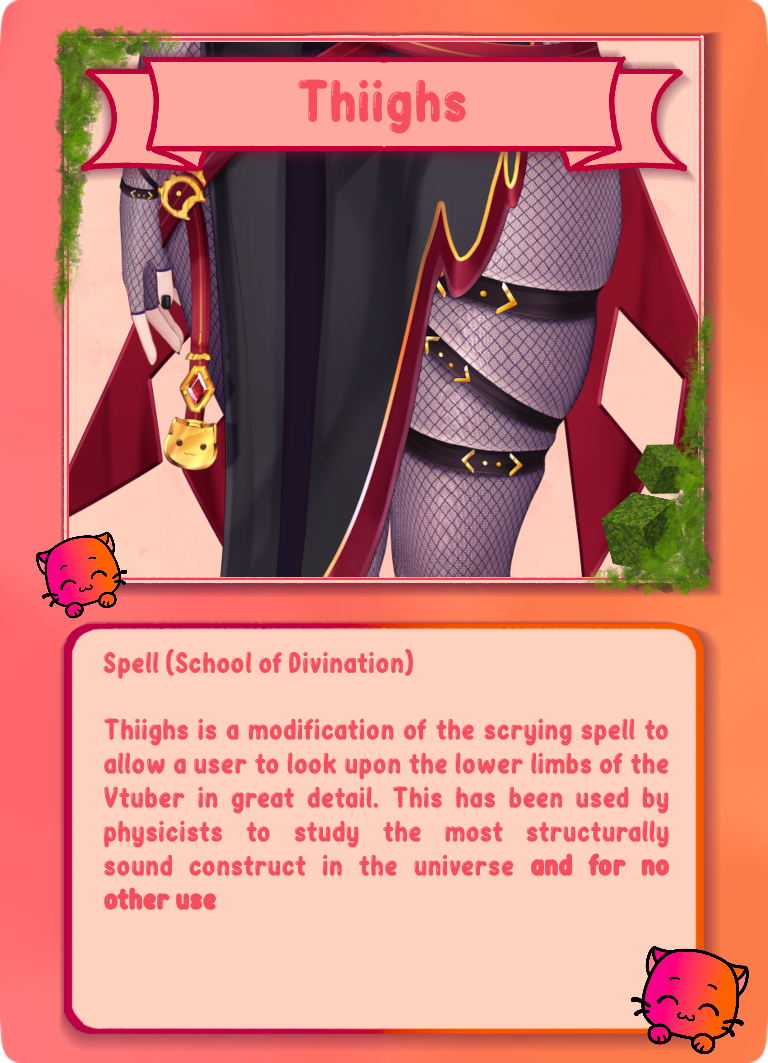
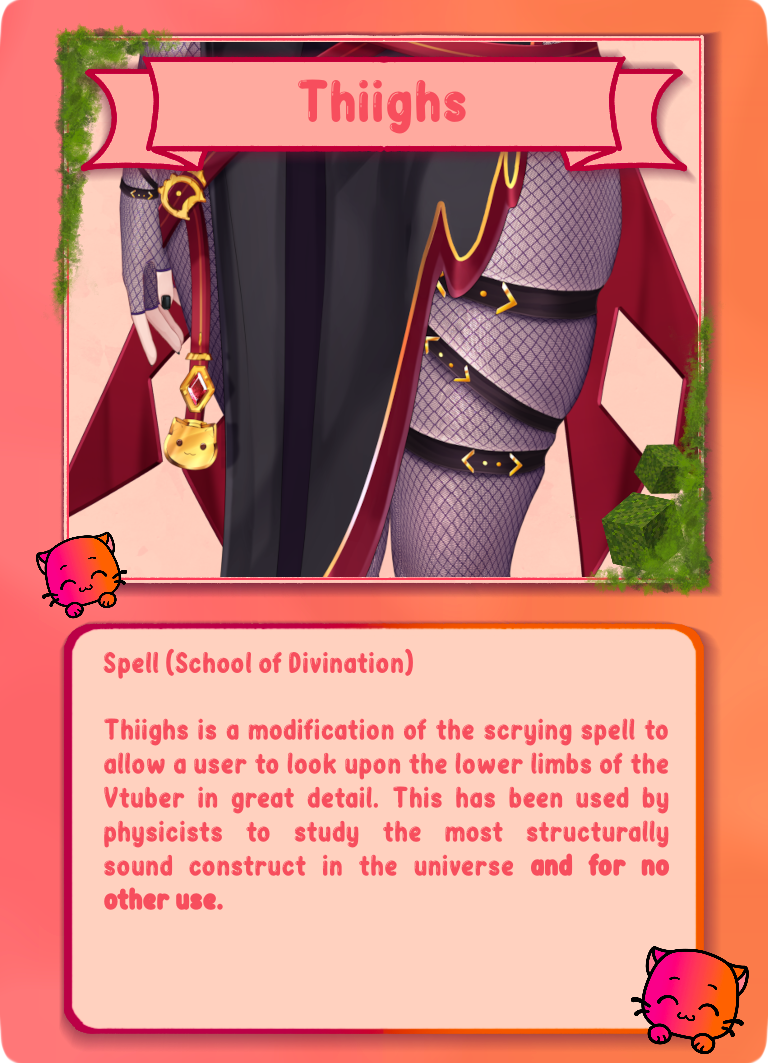
Layered file, before and after one edit (768 × 1063). Changes by layer:
painted on "Spell (School of Divination) ..." over [217, 903, 223, 910]
